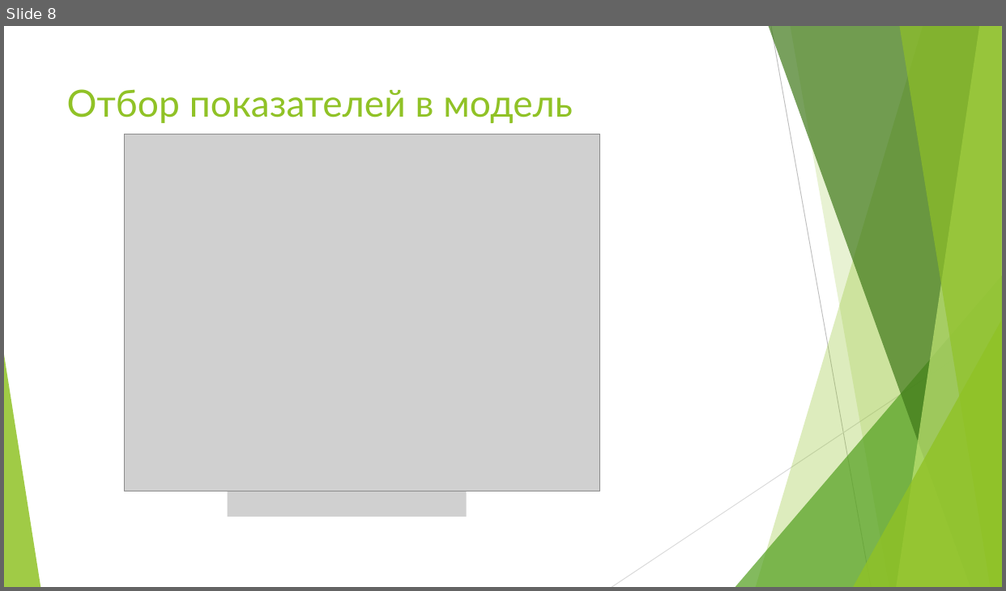
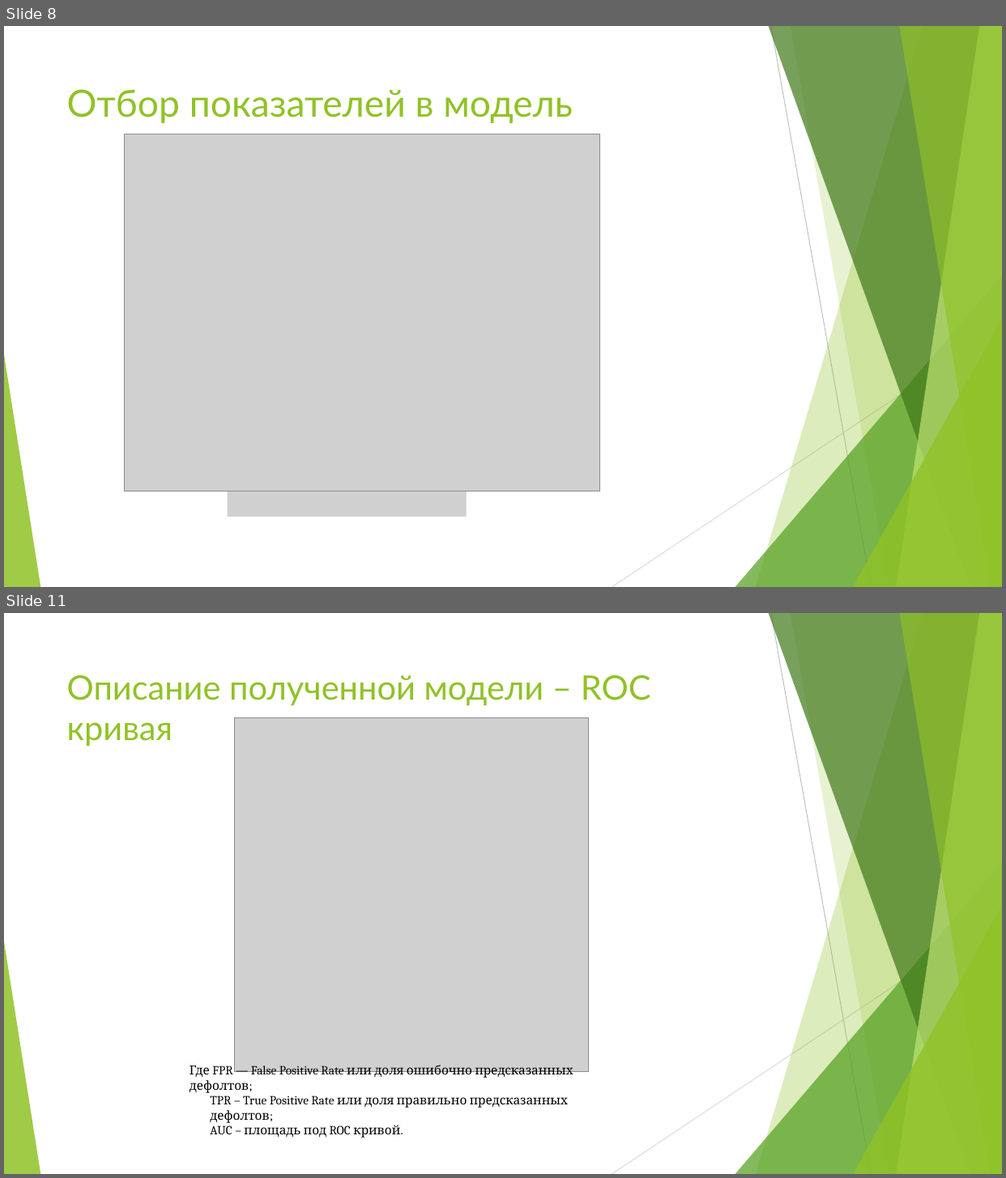
Before and after one commit to Dranikf/diplom_project, a slide deck: defence/презентация защита работы.pptx. Shown one above the other, each under a label of ours: slide 8 before the commit, slides 8 and 11 after it; the slides between them are not shown. The pictures are 1006x591 and 1006x1178 pixels, drawn with LibreOffice and Linux fonts; fonts in the diff are those of the drawing; grey boxes stand for pictures. Boxes give left, top, right and bottom in pixels: in the first picture for what was removed or moved away, otherwise in the second. Text is boxed around its words. In the diff, an @@ line names an element or a change of style, - is before the commit and + after.

Commit message:
нужно более детальное описание данных на построение

```diff
--- a/defence/презентация защита работы.pptx
+++ b/defence/презентация защита работы.pptx
@@ slide 11 added at (4,613,1002,1174), background #FFFFFF; not listed: 10 template elements that a slide beside it also shows @@
@@ title added at (67,675,651,746), 32.4 pt, text #90C226 @@
+Описание полученной модели – ROC кривая
@@ picture added at (235,717,589,1072) @@
@@ text added at (189,1065,573,1138), 12 pt, text #000000 @@
+Где FPR — False Positive Rate или доля ошибочно предсказанных дефолтов;
+TPR – True Positive Rate или доля правильно предсказанных дефолтов;
+AUC – площадь под ROC кривой.
```
Also in this commit, not shown: 1 slide changed, 2 other slides added, 1 slide removed, 2 other files.
